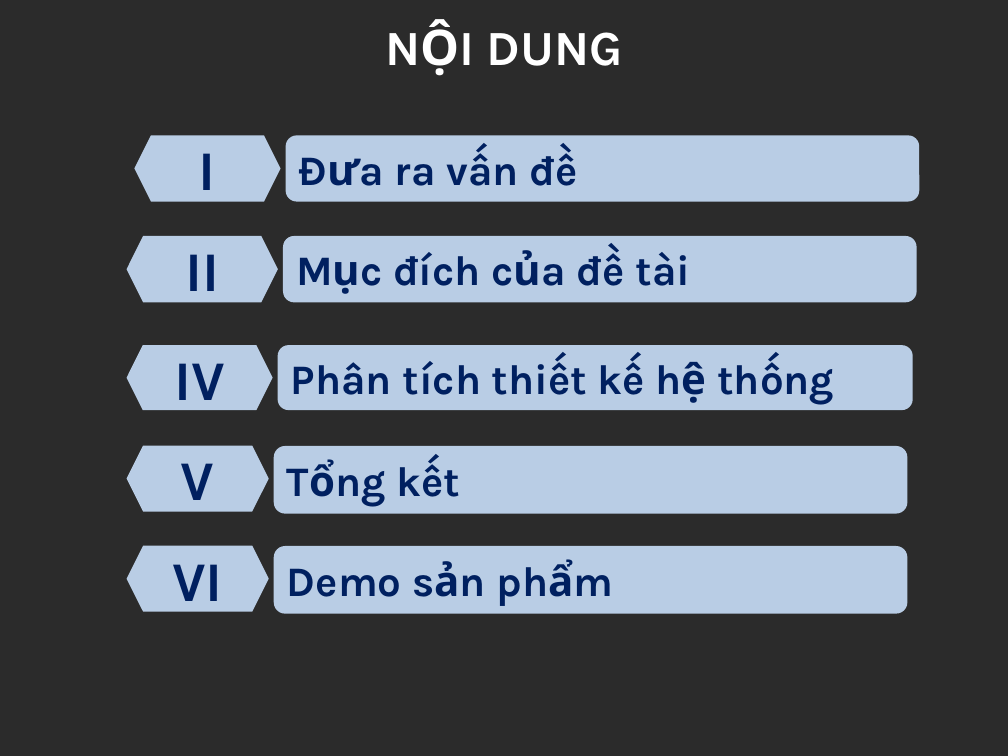
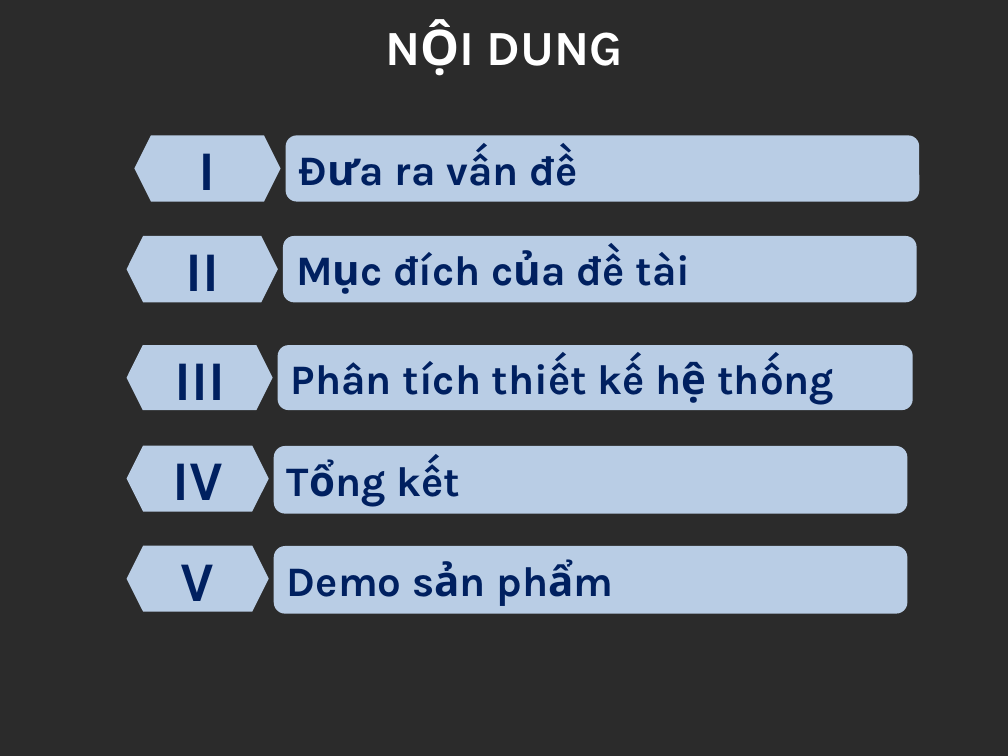
Before and after one commit to ngoctt18/web-ngocc, a slide deck: slide 2 of database/TranTuanNgoc_DoAn.pptx. Drawn at 1008x756 pixels with LibreOffice and Linux fonts; fonts in the diff are those of the drawing; background and template pictures are left out; a plain dark background stands for a picture behind light text. Boxes give left, top, right and bottom in pixels: in the first picture for what was removed or moved away, otherwise in the second. Text is boxed around its words. In the diff, an @@ line names an element or a change of style, - is before the commit and + after.

```diff
--- a/database/TranTuanNgoc_DoAn.pptx
+++ b/database/TranTuanNgoc_DoAn.pptx
@@ hexagon added at (127, 345, 273, 409), fill #B9CDE5, 40 pt, text #002060, bold @@
+III
@@ hexagon "IV": place and size @@
-hexagon "IV" at (127, 345, 273, 409)
+hexagon "IV" at (127, 446, 269, 512)
@@ hexagon "V": place and size @@
-hexagon "V" at (127, 446, 269, 512)
+hexagon "V" at (127, 545, 269, 612)
@@ hexagon removed at (127, 545, 269, 612) @@
-VI
```
Also in this commit, not shown: 6 other slides changed, 7 other files.
